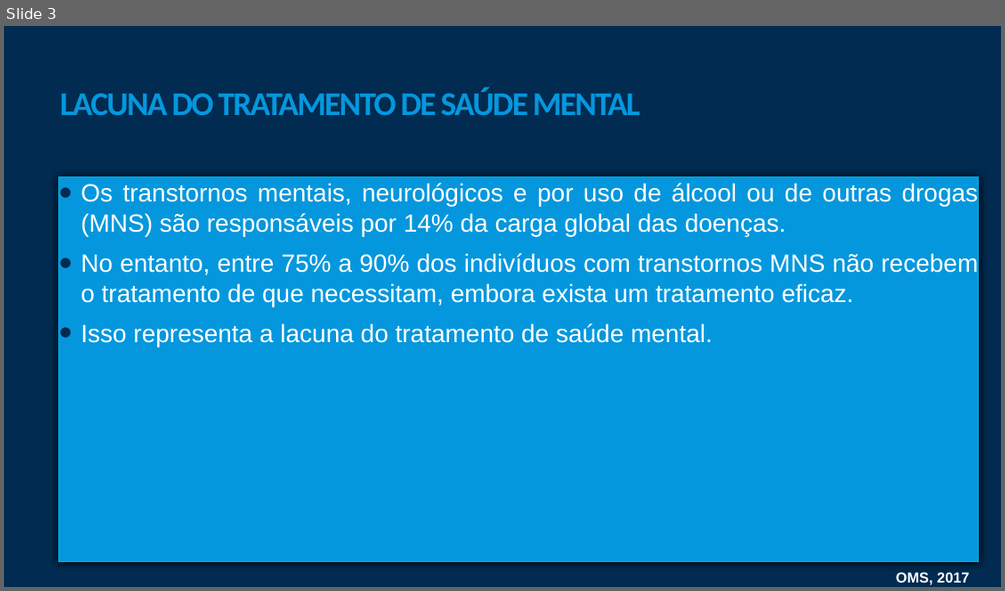
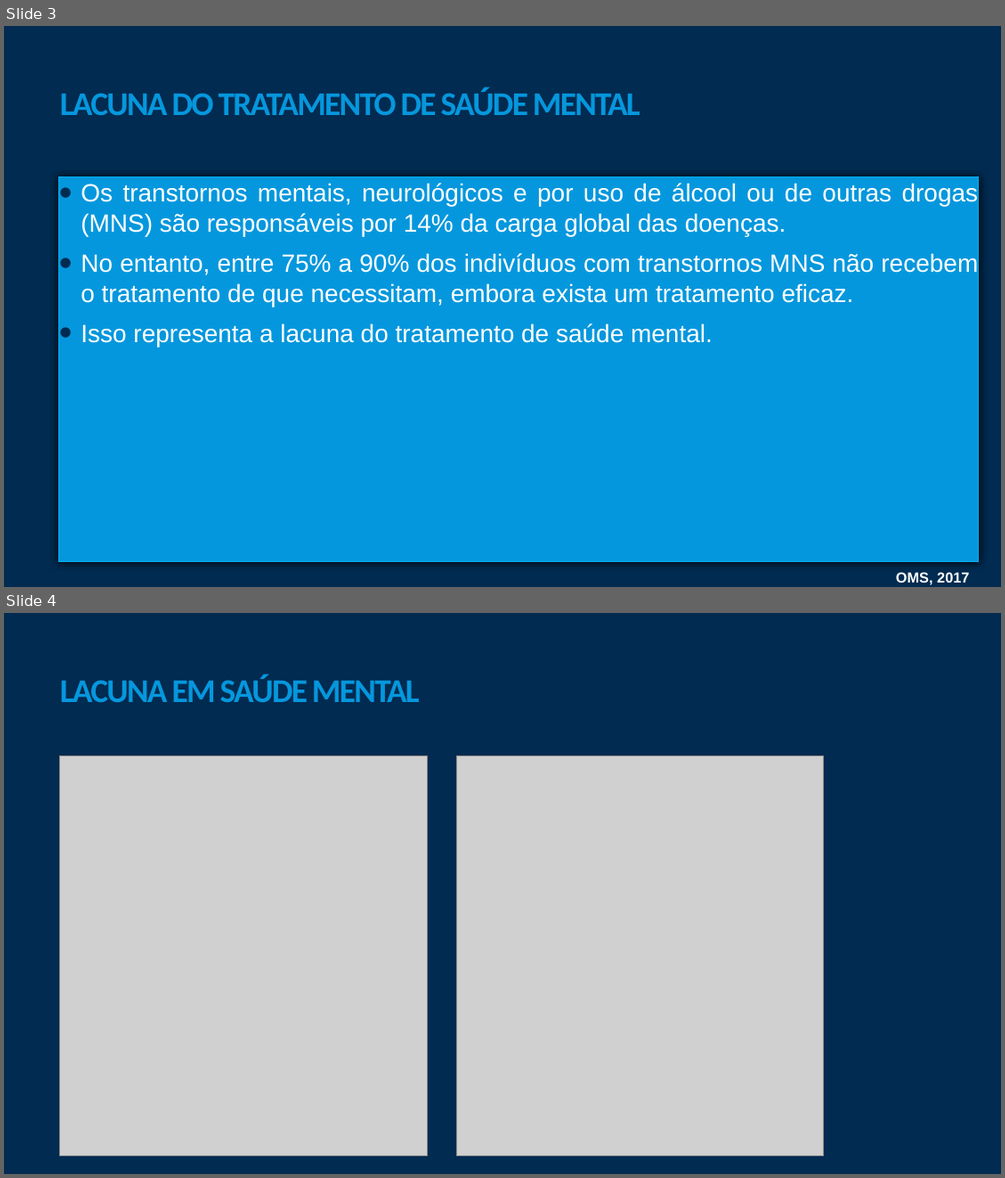
Before and after one commit to marfontenele2/MeusCursos, a slide deck: CursoSaúdeMental/IntroducaoMhGAP.pptx. Shown one above the other, each under a label of ours: slide 3 before the commit, slides 3 and 4 after it. The pictures are 1005x591 and 1005x1178 pixels, drawn with LibreOffice and Linux fonts; fonts in the diff are those of the drawing; grey boxes stand for pictures; background and template pictures are left out. Boxes give left, top, right and bottom in pixels: in the first picture for what was removed or moved away, otherwise in the second. Text is boxed around its words. In the diff, an @@ line names an element or a change of style, - is before the commit and + after.

```diff
--- a/CursoSaúdeMental/IntroducaoMhGAP.pptx
+++ b/CursoSaúdeMental/IntroducaoMhGAP.pptx
@@ slide 4 added at <box>4,613,1001,1174</box>, background #012B51 @@
@@ title added at <box>60,674,420,702</box>, 32 pt, text #0597DD, bold @@
+LACUNA EM SAÚDE MENTAL
@@ picture added at <box>60,755,428,1155</box> @@
@@ picture added at <box>456,755,824,1155</box> @@
```
Also in this commit, not shown: 1 other slide added, 1 other file.
